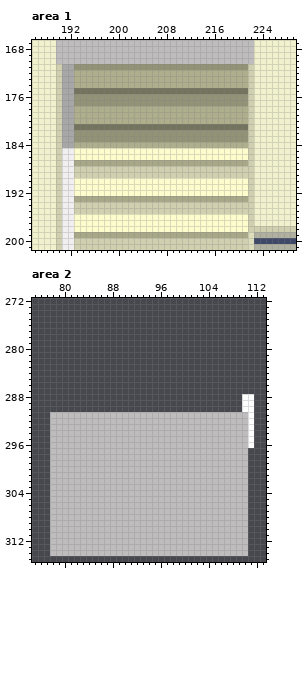
File history of a pixel-art file, vulny-view/assets/world/FirstFloor.aseprite. The picture above was drawn from the file before the commit.
400x320 pixels, 1 frame. Colours within 5 levels of each other are drawn and written as one. Shown: area 1: x 186..229, y 167..201; area 2: x 75..113, y 272..315.
New version:
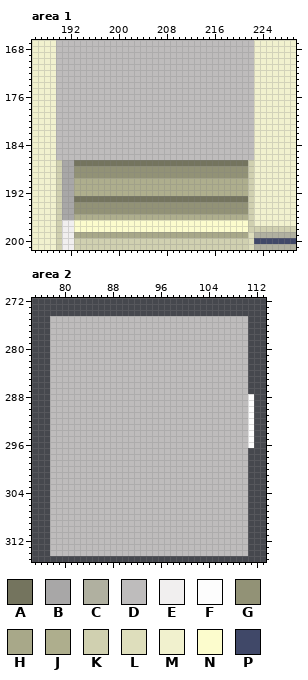
Palette (. is transparent): A #74745e  B #a8a7a7  C #b0b0a0  D #bebcbc  E #f1efef  F #fdfdfd  G #929276  H #a8a889  J #aeae8d  K #d0d0b0  L #dedebc  M #f1f1ce  N #fcfccd  P #404868
What changed:
Changed rows in their new state; - is an unchanged pixel.
Area 1, layers "Roof", "Top Stairs":
first column x 190:
171 DDDDDDDDDDDDDDDDDDDDDDDDDDDDDDDDD
172 DDDDDDDDDDDDDDDDDDDDDDDDDDDDDDDDD
173 DDDDDDDDDDDDDDDDDDDDDDDDDDDDDDDDD
174 DDDDDDDDDDDDDDDDDDDDDDDDDDDDDDDDD
175 DDDDDDDDDDDDDDDDDDDDDDDDDDDDDDDDD
176 DDDDDDDDDDDDDDDDDDDDDDDDDDDDDDDDD
177 DDDDDDDDDDDDDDDDDDDDDDDDDDDDDDDDD
178 DDDDDDDDDDDDDDDDDDDDDDDDDDDDDDDDD
179 DDDDDDDDDDDDDDDDDDDDDDDDDDDDDDDDD
180 DDDDDDDDDDDDDDDDDDDDDDDDDDDDDDDDD
181 DDDDDDDDDDDDDDDDDDDDDDDDDDDDDDDDD
182 DDDDDDDDDDDDDDDDDDDDDDDDDDDDDDDDD
183 DDDDDDDDDDDDDDDDDDDDDDDDDDDDDDDDD
184 DDDDDDDDDDDDDDDDDDDDDDDDDDDDDDDDD
185 DDDDDDDDDDDDDDDDDDDDDDDDDDDDDDDDD
186 DDDDDDDDDDDDDDDDDDDDDDDDDDDDDDDDD
187 -BBAAAAAAAAAAAAAAAAAAAAAAAAAAAAA-
188 -BBGGGGGGGGGGGGGGGGGGGGGGGGGGGGG-
189 -BBGGGGGGGGGGGGGGGGGGGGGGGGGGGGG-
190 -BBJJJJJJJJJJJJJJJJJJJJJJJJJJJJJ-
191 -BBJJJJJJJJJJJJJJJJJJJJJJJJJJJJJ-
192 -BBJJJJJJJJJJJJJJJJJJJJJJJJJJJJJ-
193 -BBAAAAAAAAAAAAAAAAAAAAAAAAAAAAA-
194 -BBGGGGGGGGGGGGGGGGGGGGGGGGGGGGG-
195 -BBGGGGGGGGGGGGGGGGGGGGGGGGGGGGG-
196 -BBJJJJJJJJJJJJJJJJJJJJJJJJJJJJJ-
Area 2, layer "Roof":
first column x 78:
275 DDDDDDDDDDDDDDDDDDDDDDDDDDDDDDDDD
276 DDDDDDDDDDDDDDDDDDDDDDDDDDDDDDDDD
277 DDDDDDDDDDDDDDDDDDDDDDDDDDDDDDDDD
278 DDDDDDDDDDDDDDDDDDDDDDDDDDDDDDDDD
279 DDDDDDDDDDDDDDDDDDDDDDDDDDDDDDDDD
280 DDDDDDDDDDDDDDDDDDDDDDDDDDDDDDDDD
281 DDDDDDDDDDDDDDDDDDDDDDDDDDDDDDDDD
282 DDDDDDDDDDDDDDDDDDDDDDDDDDDDDDDDD
283 DDDDDDDDDDDDDDDDDDDDDDDDDDDDDDDDD
284 DDDDDDDDDDDDDDDDDDDDDDDDDDDDDDDDD
285 DDDDDDDDDDDDDDDDDDDDDDDDDDDDDDDDD
286 DDDDDDDDDDDDDDDDDDDDDDDDDDDDDDDDD
287 DDDDDDDDDDDDDDDDDDDDDDDDDDDDDDDDD
288 DDDDDDDDDDDDDDDDDDDDDDDDDDDDDDDDD
289 DDDDDDDDDDDDDDDDDDDDDDDDDDDDDDDDD
290 DDDDDDDDDDDDDDDDDDDDDDDDDDDDDDDDD
